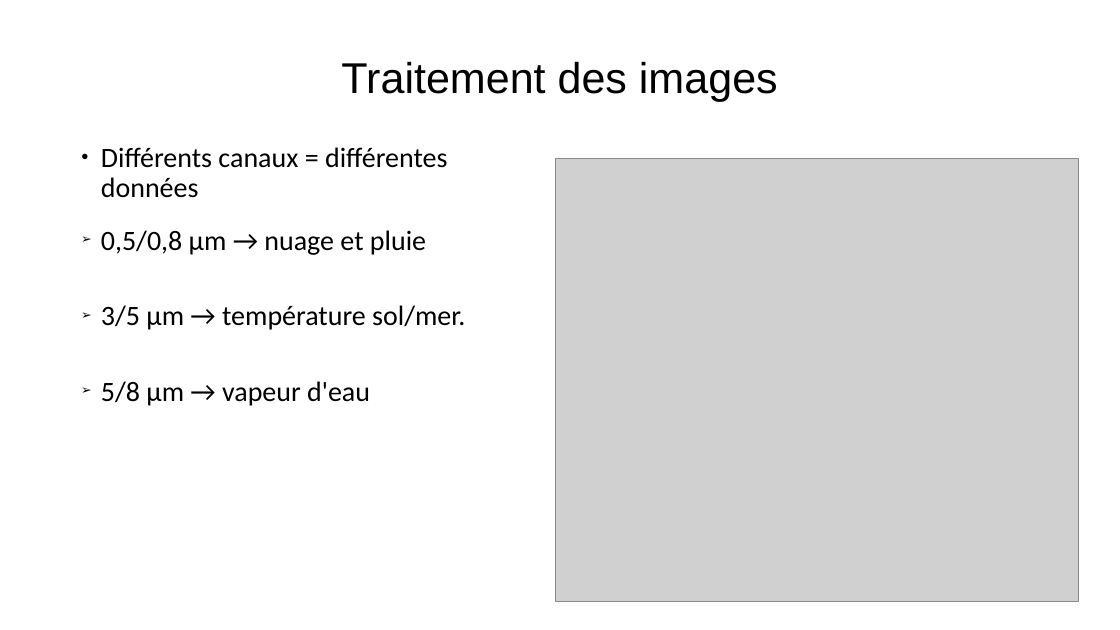
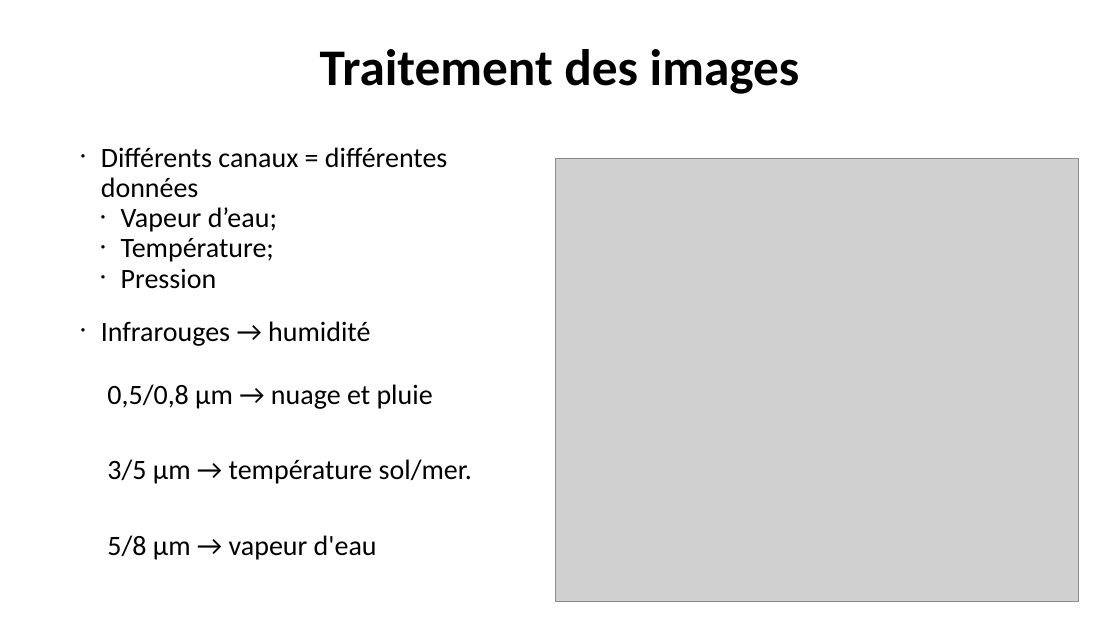
Before and after one commit to Apolerag/Cours_M2, a slide deck: slide 14 of AATI/Présentation/presentation_argoud_chemier.pptx. Drawn at 1120x630 pixels with LibreOffice and Linux fonts; fonts in the diff are those of the drawing; grey boxes stand for pictures; background and template pictures are left out. Boxes give left, top, right and bottom in pixels: in the first picture for what was removed or moved away, otherwise in the second. Text is boxed around its words. In the diff, an @@ line names an element or a change of style, - is before the commit and + after.

```diff
--- a/AATI/Présentation/presentation_argoud_chemier.pptx
+++ b/AATI/Présentation/presentation_argoud_chemier.pptx
@@ text "Traitement des images" at bbox=[320, 49, 800, 94]: size 36.9 to 44 pt, font Arial to Calibri, bold on @@
@@ text added at bbox=[101, 147, 447, 346], 24 pt, text #000000 @@
+• Différents canaux = différentes données
+  • Vapeur d’eau;
+  • Température;
+  • Pression
+• Infrarouges → humidité
@@ text "0,5/0,8 μm → nuage et ...": place and size @@
-text "0,5/0,8 μm → nuage et ..." at bbox=[101, 147, 465, 406]
+text "0,5/0,8 μm → nuage et ..." at bbox=[107, 384, 472, 560]
@@ text "0,5/0,8 μm → nuage et ..." at bbox=[107, 384, 472, 560]: bullet ➢ to none @@
```
Also in this commit, not shown: 14 other slides changed, 1 slide removed, 5 other files.
